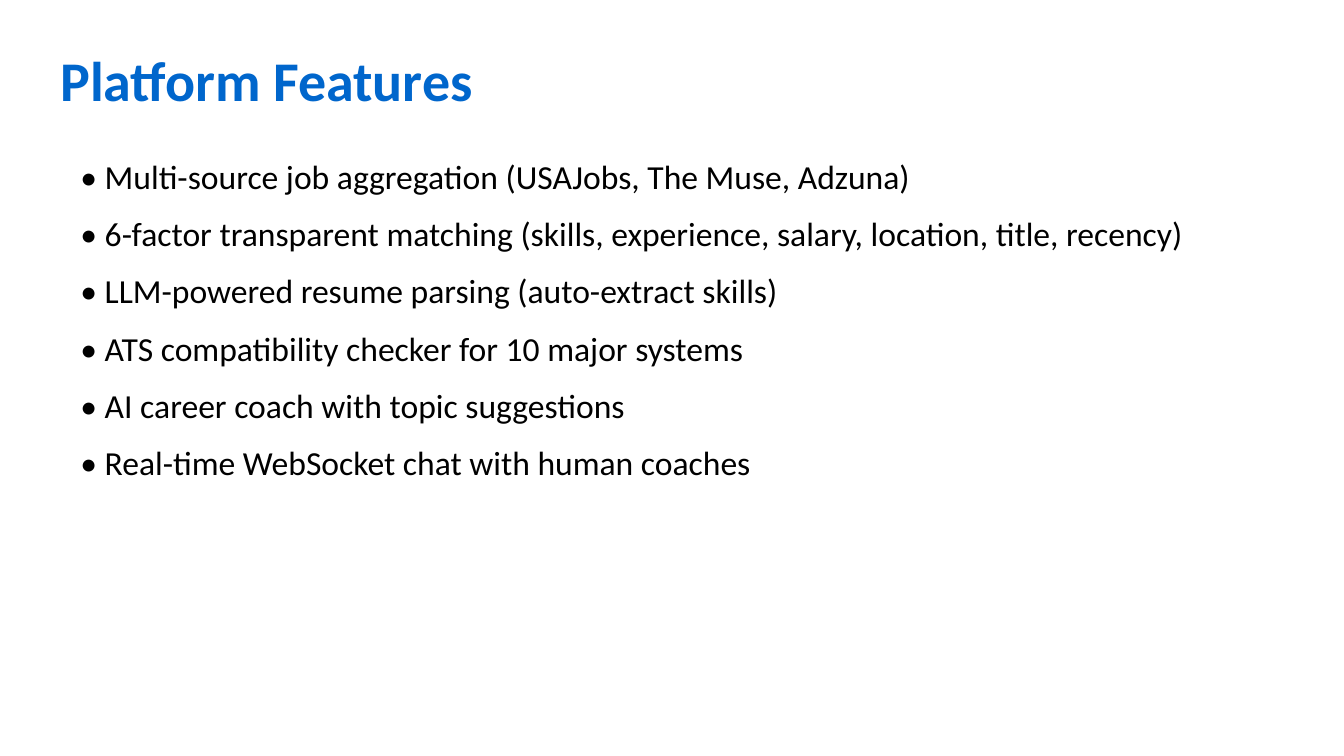
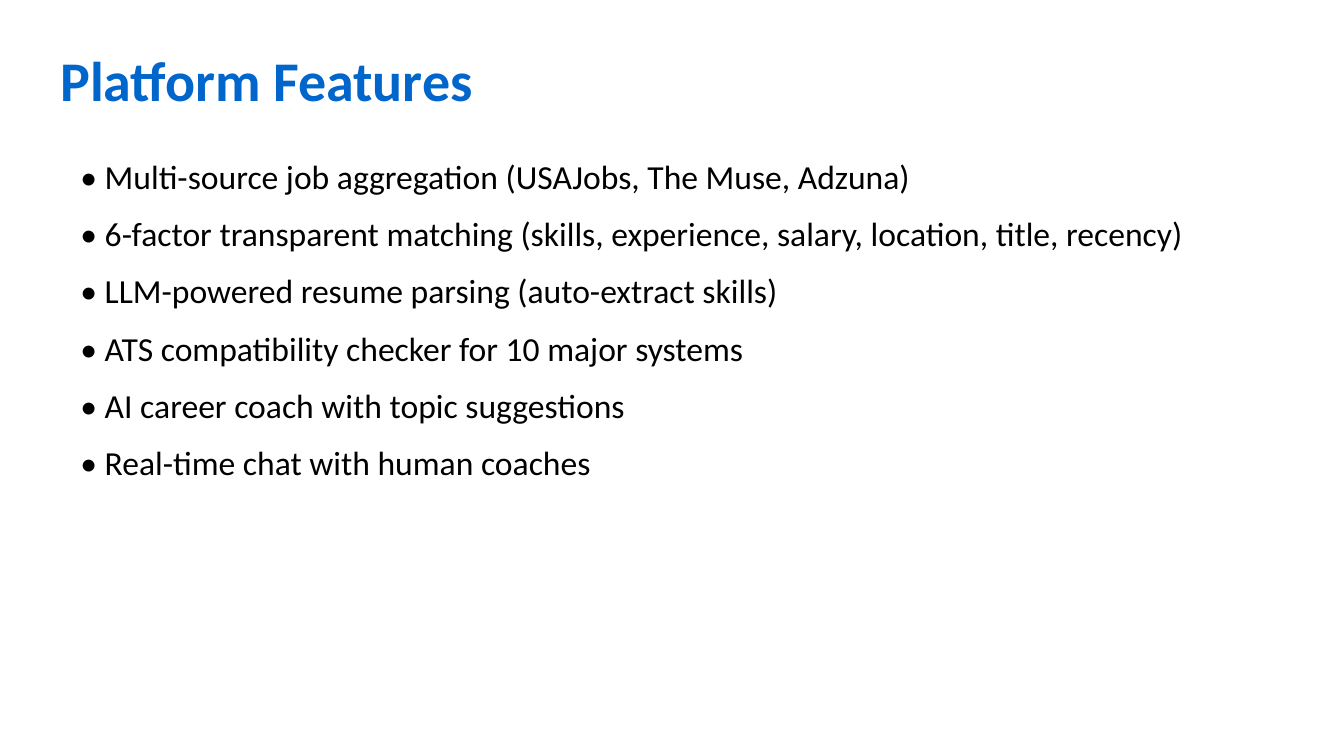
Before and after one commit to jerm71279/matchforge, a slide deck: slide 7 of business_plan/MatchForge_Presentation.pptx. Drawn at 1344x756 pixels with LibreOffice and Linux fonts; fonts in the diff are those of the drawing. Boxes give left, top, right and bottom in pixels: in the first picture for what was removed or moved away, otherwise in the second. Text is boxed around its words. In the diff, an @@ line names an element or a change of style, - is before the commit and + after.

```diff
--- a/business_plan/MatchForge_Presentation.pptx
+++ b/business_plan/MatchForge_Presentation.pptx
@@ text at box(105, 451, 590, 476): text changed @@
-• Real-time WebSocket chat with human coaches
+• Real-time chat with human coaches
```
Also in this commit, not shown: 4 other slides changed, 1 slide removed, 1 other file.
